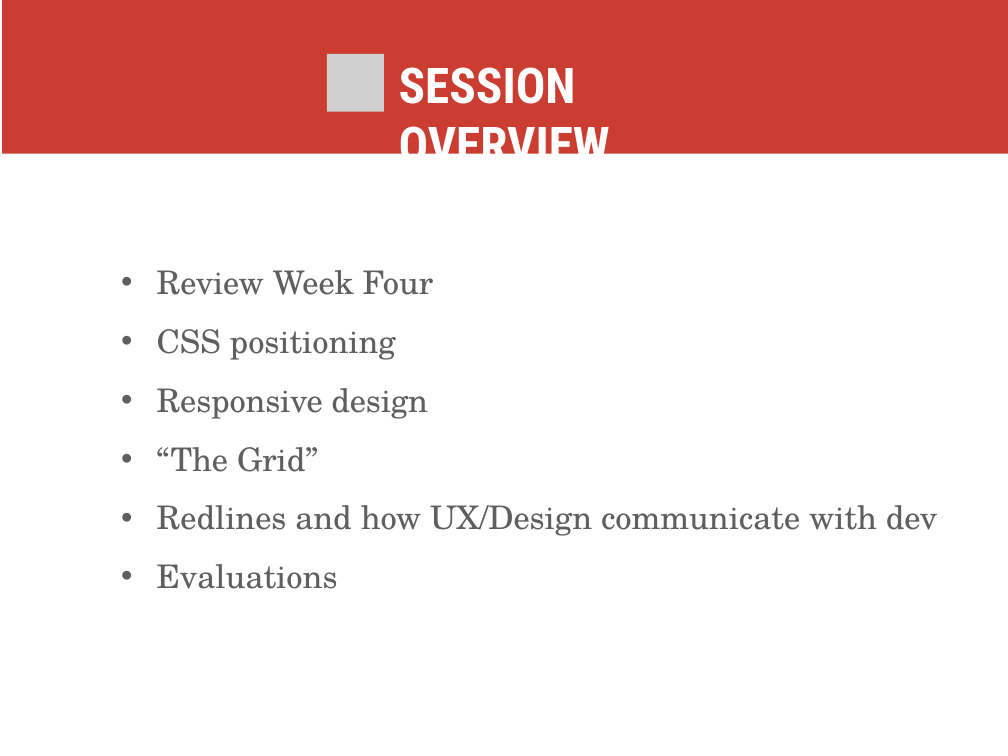
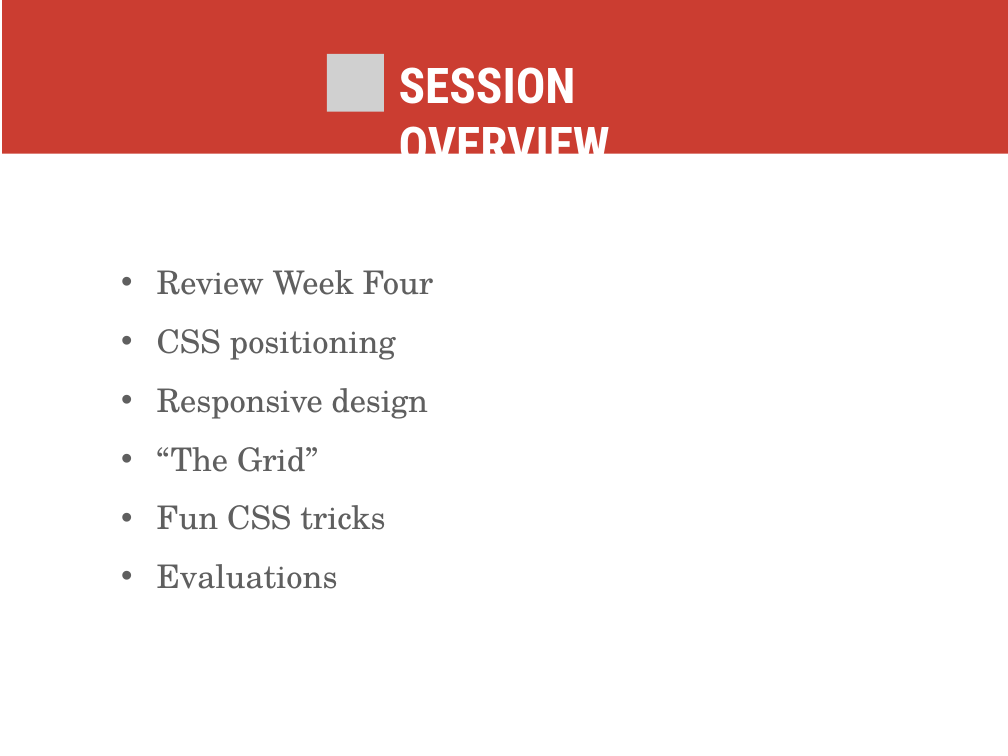
Before and after one commit to skornfeld/svc-class-jan-2018, a slide deck: slide 2 of slides/week-5.pptx. Drawn at 1008x756 pixels with LibreOffice and Linux fonts; fonts in the diff are those of the drawing; grey boxes stand for pictures. Boxes give left, top, right and bottom in pixels: in the first picture for what was removed or moved away, otherwise in the second. Text is boxed around its words. In the diff, an @@ line names an element or a change of style, - is before the commit and + after.

```diff
--- a/slides/week-5.pptx
+++ b/slides/week-5.pptx
@@ text at box(157, 505, 385, 530): text changed @@
-• Redlines and how UX/Design communicate with dev
+• Fun CSS tricks
```
Also in this commit, not shown: 5 other slides changed, 22 slides added, 1 slide removed, 1 other file.
